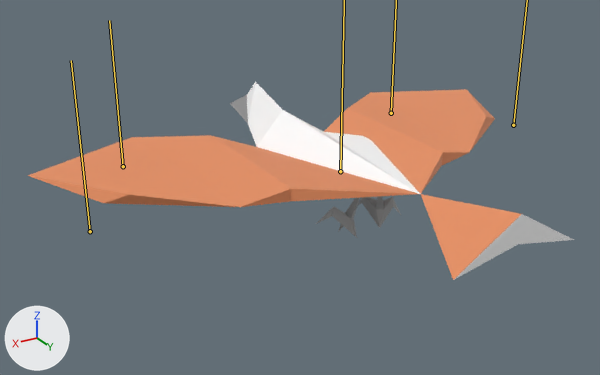
The FBX model fbx/bird2.fbx, before and after one commit.
Both versions are drawn from a 50 mm lens placed at (0.0307, 0.0462, 0.0226), pointed at (0.0027, -0.0005, -0.0008). Lighting does not change. The marker at lower left points along +X, +Y and +Z. The bones that bend it are drawn over the model as lines.
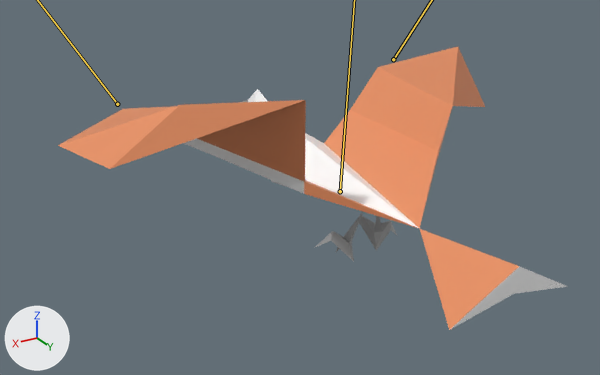
The newer file adds an action. The first version stands in its rest pose; the second is drawn at frame 3 of the action 'HURT'.

Where the change shows, as pixel boxes (x1, y1, x2, y2) in the pictures (600 x 375 px):
'pCylinder4', posed (7% narrower, 43% taller): before (27, 82, 574, 280); after (58, 47, 568, 330)

What changed in the scene script:
```text
Change bone_joint1:
    where bone_joint1 = bpy.data.objects['bird02'].pose.bones['joint1']
    bone_joint1.location: (0.0, 0.0, 0.0) -> (0.0, -0.158, 0.0)
    bone_joint1.rotation_quaternion: (1.0, 0.0, 0.0, 0.0) -> (0.999, 0.033, 0.0, 0.026)  # degrees (0, 0, 0) -> degrees (4, 0, 3)
Change bone_joint2:
    where bone_joint2 = bpy.data.objects['bird02'].pose.bones['joint2']  # child of 'joint1'
    bone_joint2.location: (0.0, 0.0, 0.0) -> (-0.035, 0.558, -0.031)
    bone_joint2.rotation_quaternion: (1.0, 0.0, 0.0, 0.0) -> (0.953, -0.226, -0.025, -0.198)  # degrees (0, 0, 0) -> degrees (-25, -8, -22)
Change bone_joint3:
    where bone_joint3 = bpy.data.objects['bird02'].pose.bones['joint3']  # child of 'joint2'
    bone_joint3.location: (0.0, 0.0, 0.0) -> (1.509, 0.376, 0.032)
Change bone_joint4:
    where bone_joint4 = bpy.data.objects['bird02'].pose.bones['joint4']  # child of 'joint1'
    bone_joint4.location: (0.0, 0.0, 0.0) -> (-0.041, 0.558, 0.024)
    bone_joint4.rotation_quaternion: (1.0, 0.0, 0.0, 0.0) -> (0.962, 0.233, 0.023, -0.138)  # degrees (0, 0, 0) -> degrees (26, 6, -15)
Change bone_joint5:
    where bone_joint5 = bpy.data.objects['bird02'].pose.bones['joint5']  # child of 'joint4'
    bone_joint5.location: (0.0, 0.0, 0.0) -> (-1.982, 0.143, 0.012)
```
